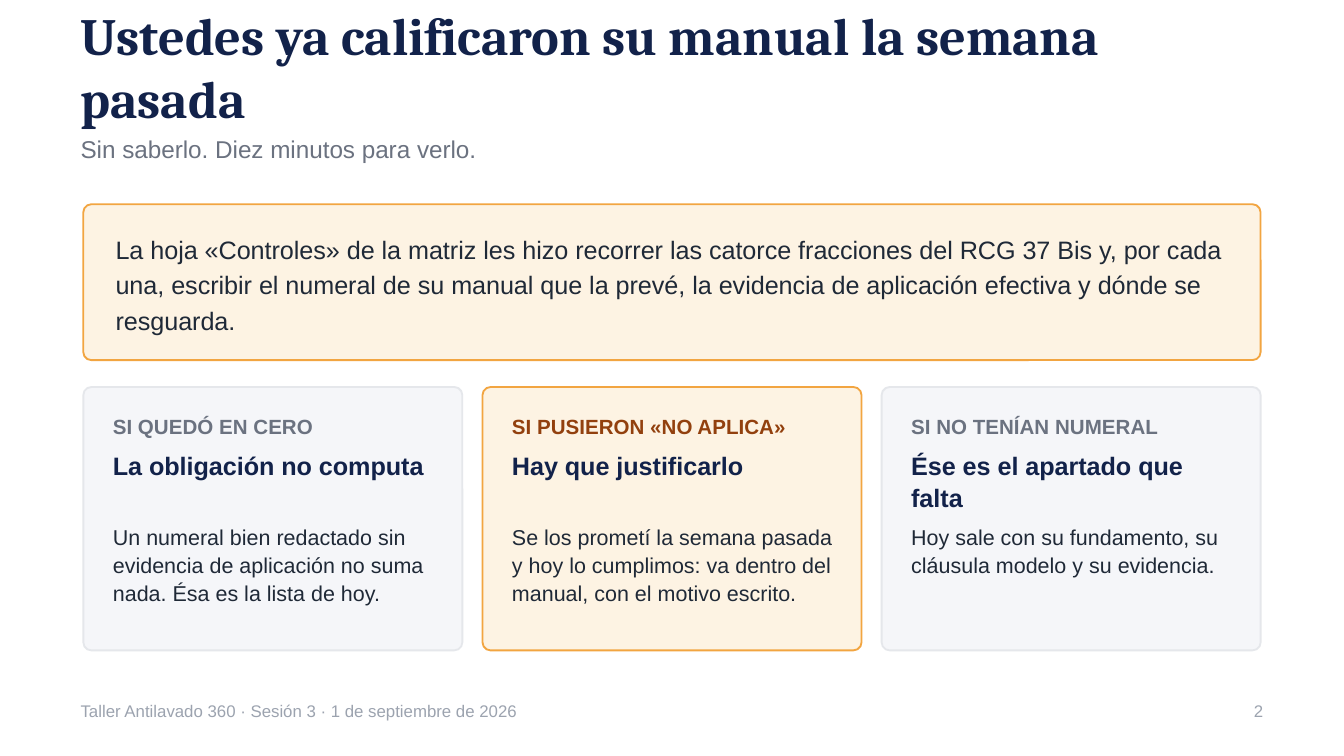
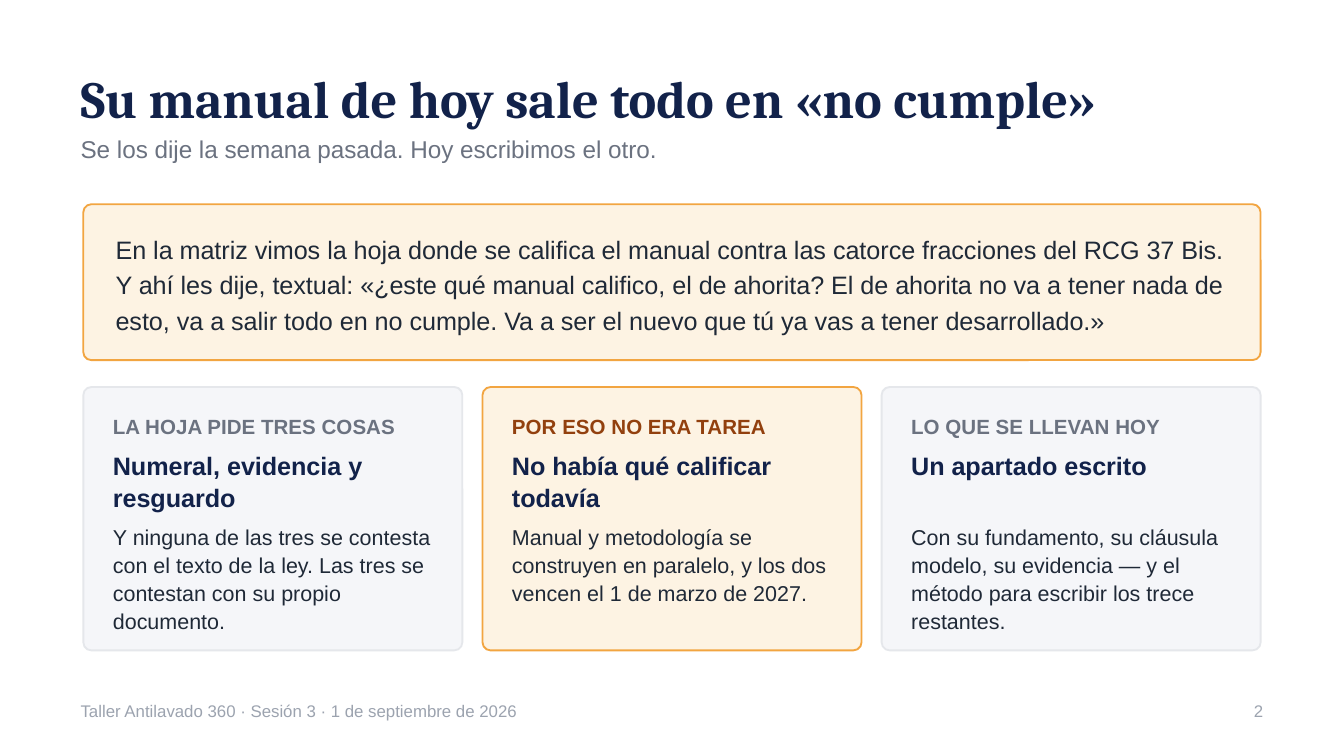
Before and after one commit to maribelvazquez/S01-TAV-IDENTIFICACION, a slide deck: slide 2 of s03/descargables/S03_ALU_01_Presentacion.pptx. Drawn at 1344x756 pixels with LibreOffice and Linux fonts; fonts in the diff are those of the drawing. Boxes give left, top, right and bottom in pixels: in the first picture for what was removed or moved away, otherwise in the second. Text is boxed around its words. In the diff, an @@ line names an element or a change of style, - is before the commit and + after.

```diff
--- a/s03/descargables/S03_ALU_01_Presentacion.pptx
+++ b/s03/descargables/S03_ALU_01_Presentacion.pptx
@@ text at [81, 81, 1095, 130]: text changed @@
-Ustedes ya calificaron su manual la semana pasada
+Su manual de hoy sale todo en «no cumple»
@@ text at [81, 140, 656, 163]: text changed @@
-Sin saberlo. Diez minutos para verlo.
+Se los dije la semana pasada. Hoy escribimos el otro.
@@ text at [116, 240, 1223, 336]: text changed @@
-La hoja «Controles» de la matriz les hizo recorrer las catorce fracciones del RCG 37 Bis y, por cada una, escribir el numeral de su manual que la prevé, la evidencia de aplicación efectiva y dónde se resguarda.
+En la matriz vimos la hoja donde se califica el manual contra las catorce fracciones del RCG 37 Bis. Y ahí les dije, textual: «¿este qué manual califico, el de ahorita? El de ahorita no va a tener nada de esto, va a salir todo en no cumple. Va a ser el nuevo que tú ya vas a tener desarrollado.»
@@ text at [113, 419, 395, 434]: text changed @@
-SI QUEDÓ EN CERO
+LA HOJA PIDE TRES COSAS
@@ text at [512, 419, 765, 435]: text changed @@
-SI PUSIERON «NO APLICA»
+POR ESO NO ERA TAREA
@@ text at [911, 419, 1160, 438]: text changed @@
-SI NO TENÍAN NUMERAL
+LO QUE SE LLEVAN HOY
@@ text at [113, 456, 362, 513]: text changed @@
-La obligación no computa
+Numeral, evidencia y resguardo
@@ text at [512, 456, 771, 508]: text changed @@
-Hay que justificarlo
+No había qué calificar todavía
@@ text at [911, 456, 1146, 481]: text changed @@
-Ése es el apartado que falta
+Un apartado escrito
@@ text at [113, 529, 430, 629]: text changed @@
-Un numeral bien redactado sin evidencia de aplicación no suma nada. Ésa es la lista de hoy.
+Y ninguna de las tres se contesta con el texto de la ley. Las tres se contestan con su propio documento.
@@ text at [512, 529, 826, 602]: text changed @@
-Se los prometí la semana pasada y hoy lo cumplimos: va dentro del manual, con el motivo escrito.
+Manual y metodología se construyen en paralelo, y los dos vencen el 1 de marzo de 2027.
@@ text at [911, 529, 1218, 629]: text changed @@
-Hoy sale con su fundamento, su cláusula modelo y su evidencia.
+Con su fundamento, su cláusula modelo, su evidencia — y el método para escribir los trece restantes.
```
Also in this commit, not shown: 1 other file.
